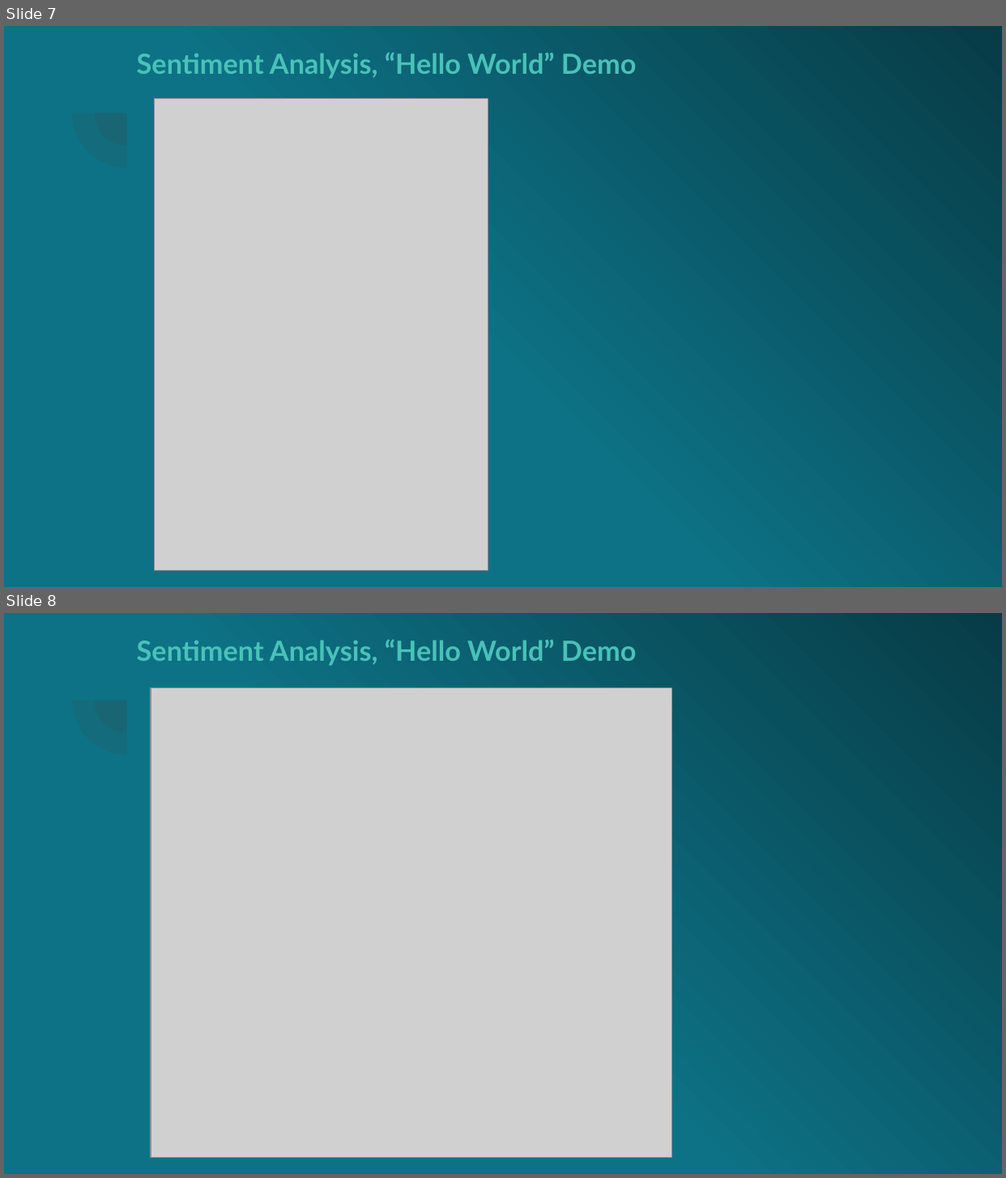
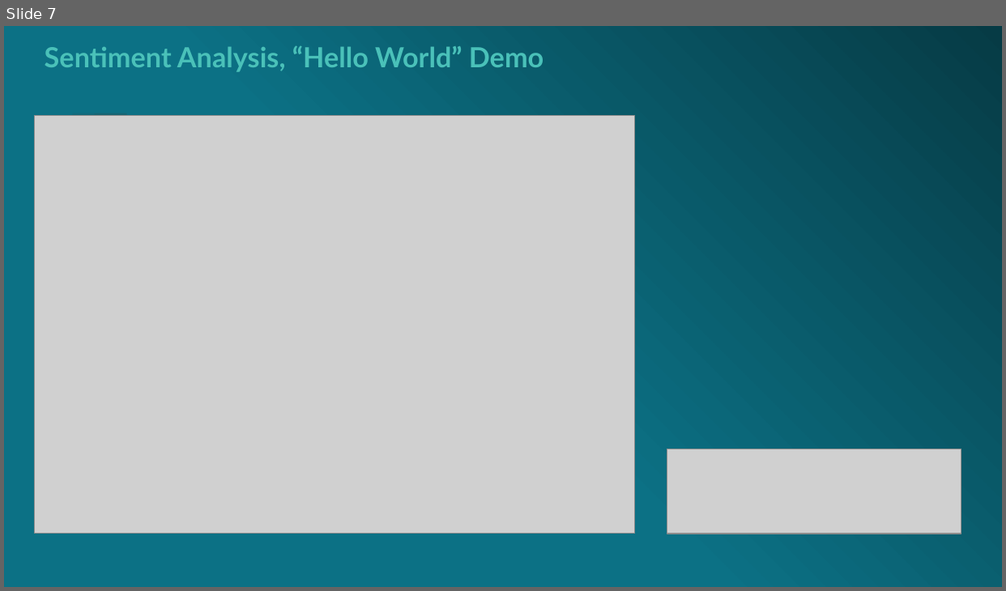
Before and after one commit to fobmsm/fobm.github.io, a slide deck: Milestone1.ppsx. Shown one above the other, each under a label of ours: slides 7 and 8 before the commit, slide 7 after it. The pictures are 1006x1178 and 1006x591 pixels, drawn with LibreOffice and Linux fonts; fonts in the diff are those of the drawing; grey boxes stand for pictures. Boxes give left, top, right and bottom in pixels: in the first picture for what was removed or moved away, otherwise in the second. Text is boxed around its words. In the diff, an @@ line names an element or a change of style, - is before the commit and + after.

```diff
--- a/Milestone1.ppsx
+++ b/Milestone1.ppsx
@@ slide 8 removed at box(4, 613, 1002, 1174), background gradient #0D7285 to #073B46; not listed: 2 template elements that a slide beside it also shows @@
@@ text removed at box(137, 639, 637, 666) @@
-Sentiment Analysis, “Hello World” Demo
@@ picture removed at box(151, 688, 671, 1158) @@
@@ slide 7 changed as well @@
@@ background gradient #0D7285 to #073B46 to gradient #0C7185 to #063B45 @@
@@ text "Sentiment Analysis, “Hello World” Demo": place and size @@
-text "Sentiment Analysis, “Hello World” Demo" at box(137, 52, 637, 79)
+text "Sentiment Analysis, “Hello World” Demo" at box(44, 45, 544, 72)
@@ pie slice (boxed as its full ellipse) at box(72, 59, 181, 168): fill #424242 at 13% opacity to #424242 at 12% opacity @@
@@ pie slice (boxed as its full ellipse) at box(95, 81, 160, 146): fill #424242 at 13% opacity to #424242 at 12% opacity @@
@@ picture: place and size @@
-picture at box(155, 99, 488, 571)
+picture at box(35, 116, 635, 534)
@@ picture added at box(667, 449, 960, 534) @@
```
Also in this commit, not shown: 6 other slides changed, 7 slides added, 6 other slides removed.
